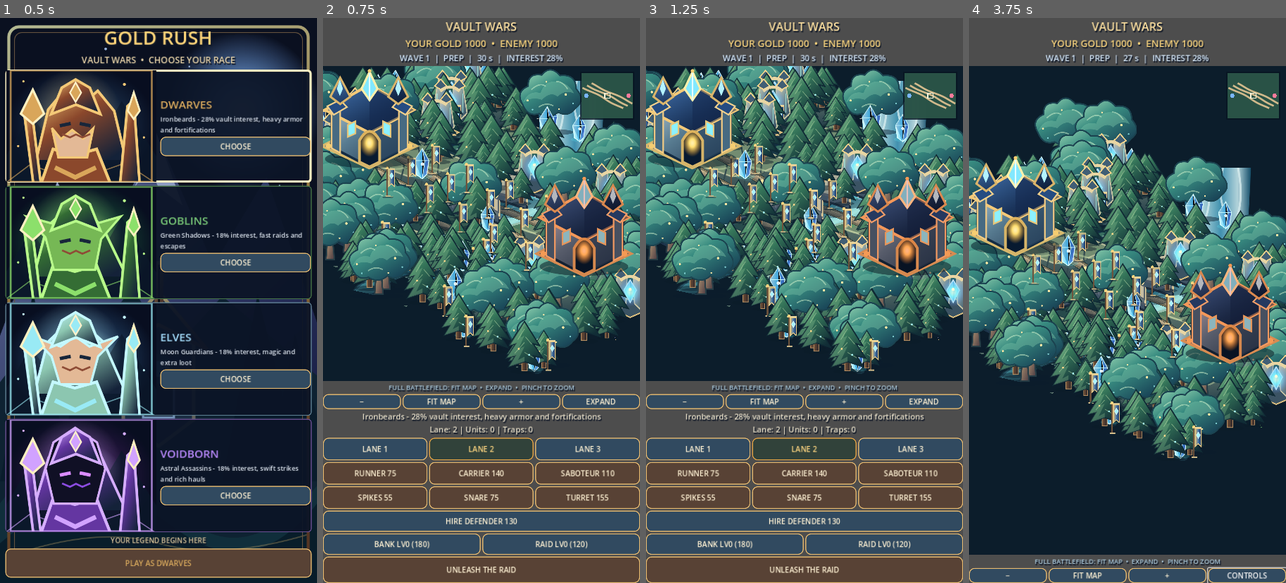
Above: before the commit, frames 1-4 (left to right).
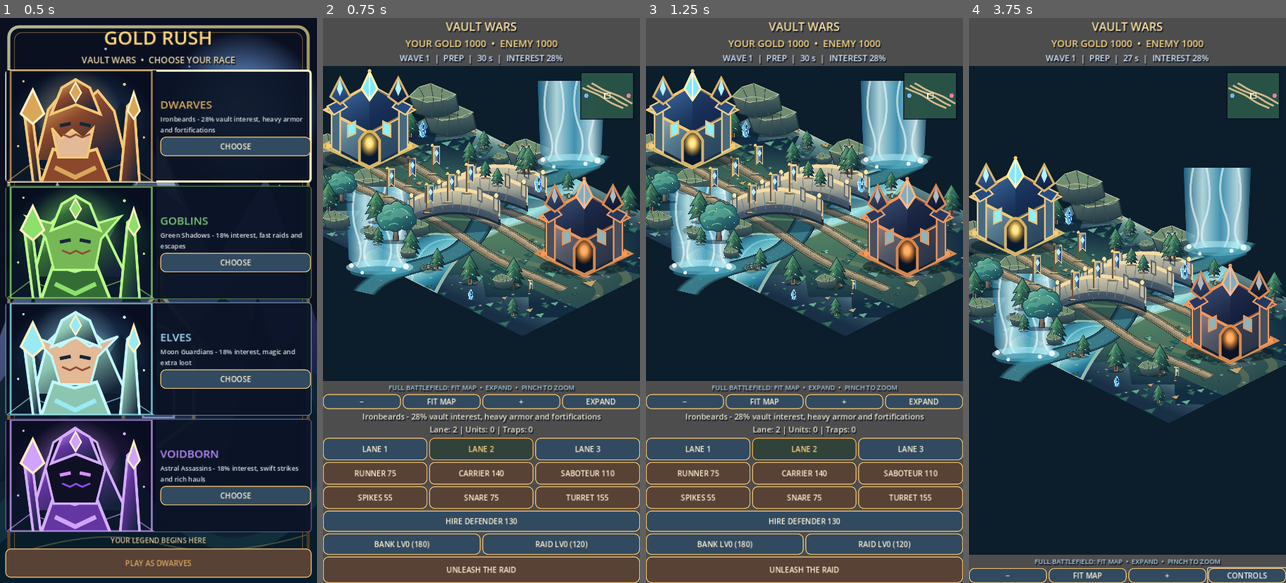
Above: after the commit, the same moments.

Repository: krzych3d/Gold-rush-mobile
Game: Godot game, scene res://main.tscn
The game is run twice, just before and just after one commit, with the same random seed, the same clock (stepped at 60 frames per second) and the same inputs.
Inputs:
- Up to frame 1 (0.5 s): no input
- Up to frame 2 (0.75 s): click "PLAY AS DWARVES" at 0.5 s
- Up to frame 3 (1.25 s): no input
- Up to frame 4 (3.75 s): click "−" at 1.25 s; click "FIT MAP" at 2 s; click "+" at 2.75 s; click "EXPAND" at 3.5 s

Frame 1 is identical in both runs. In frame 2, 30% of the frame differs, in the area x 0-100%, y 8-63%; in frame 3, 30%; in frame 4, 32%, in the area x 0-100%, y 14-78%.

Commit message:
Reduce overcrowded forest 75%, scale world props down, and clear gameplay lanes for visible battles

Diff:
--- a/scripts/game.gd
+++ b/scripts/game.gd
@@ -771,15 +771,15 @@
 	terrain_details.clear()
 	var seeded := RandomNumberGenerator.new()
 	seeded.seed = 24681357
-	for i in 460:
-		var p := Vector2(seeded.randf_range(-1800.0, 1800.0), seeded.randf_range(-1300.0, 1300.0))
+	for i in 115:
+		var p := Vector2(seeded.randf_range(-1200.0, 1200.0), seeded.randf_range(-820.0, 820.0))
 		var closest: float = INF
 		for path in 3:
 			for step in 21:
 				closest = minf(closest, p.distance_to(_point(path, float(step) / 20.0, 0)))
-		if closest < 85.0:
+		if closest < 205.0:
 			continue
-		terrain_details.append({"p": p, "seed": float(i), "type": i % 23})
+		terrain_details.append({"p": p, "seed": float(i), "type": i % 23, "scale": seeded.randf_range(0.38, 0.76)})
 	terrain_details.sort_custom(func(a, b): return _iso_project(a["p"]).y < _iso_project(b["p"]).y)
 
 func _in_camera(p: Vector2, margin: float = 100.0) -> bool:
@@ -797,12 +797,12 @@
 	# All roads, bridges, castles and units remain independent gameplay objects.
 	arena.draw_texture_rect(valley_texture, Rect2(Vector2(-1300, -900), Vector2(2600, 1800)), false)
 	# Painted mossy escarpments and raised terrain formations.
-	for i in 24:
+	for i in 9:
 		var bx: float = sin(float(i) * 31.2) * 1300.0
 		var by: float = cos(float(i) * 22.6) * 950.0
 		var base := Vector2(bx, by)
 		if _in_camera(base, 170.0):
-			var scale_factor: float = 0.65 + fposmod(float(i) * 0.19, 0.5)
+			var scale_factor: float = 0.42 + fposmod(float(i) * 0.11, 0.25)
 			var rock_size := Vector2(210, 145) * scale_factor
 			_draw_iso_sprite(cliff_texture, base + Vector2(0, rock_size.y * 0.5), rock_size)
 	# A river cuts diagonally through the battlefield; lanes cross it on stone bridges.
@@ -865,23 +865,24 @@
 			continue
 		var seed: float = item["seed"]
 		var kind: int = int(item["type"])
+		var prop_scale: float = float(item["scale"])
 		if kind == 0 or kind == 21:
-			_draw_crystal(p, seed)
+			_draw_iso_sprite(crystal_texture, p, Vector2(42, 60) * prop_scale)
 		elif kind == 1 or kind == 2:
-			_draw_iso_sprite(grove_texture, p, Vector2(150, 155))
+			_draw_iso_sprite(grove_texture, p, Vector2(150, 155) * prop_scale)
 		elif kind == 3:
-			_draw_iso_sprite(shrine_texture, p, Vector2(120, 130))
+			_draw_iso_sprite(shrine_texture, p, Vector2(120, 130) * prop_scale)
 		elif kind == 4:
-			_draw_iso_sprite(banner_texture, p, Vector2(45, 80))
+			_draw_iso_sprite(banner_texture, p, Vector2(45, 80) * prop_scale)
 		elif kind < 17:
-			_draw_tree(p, seed)
+			_draw_iso_sprite(pine_texture, p, Vector2(72, 105) * prop_scale)
 		elif kind < 20:
-			_draw_rock(p, seed)
+			_draw_iso_sprite(cliff_texture, p, Vector2(90, 65) * prop_scale)
 		else:
 			_draw_flowers(p, seed)
 	# Animated lanterns at strategic points along each road.
 	for path in 3:
-		for j in 5:
+		for j in 2:
 			var lamp := _point(path, float(j + 1) / 6.0, 0) + Vector2(0, -48)
 			_draw_iso_sprite(banner_texture, lamp + Vector2(0, 40), Vector2(43, 75))
 			arena.draw_circle(lamp, 9.0 + sin(visual_time * 2.0 + float(j)) * 1.5, Color("f6d47b", 0.25))
